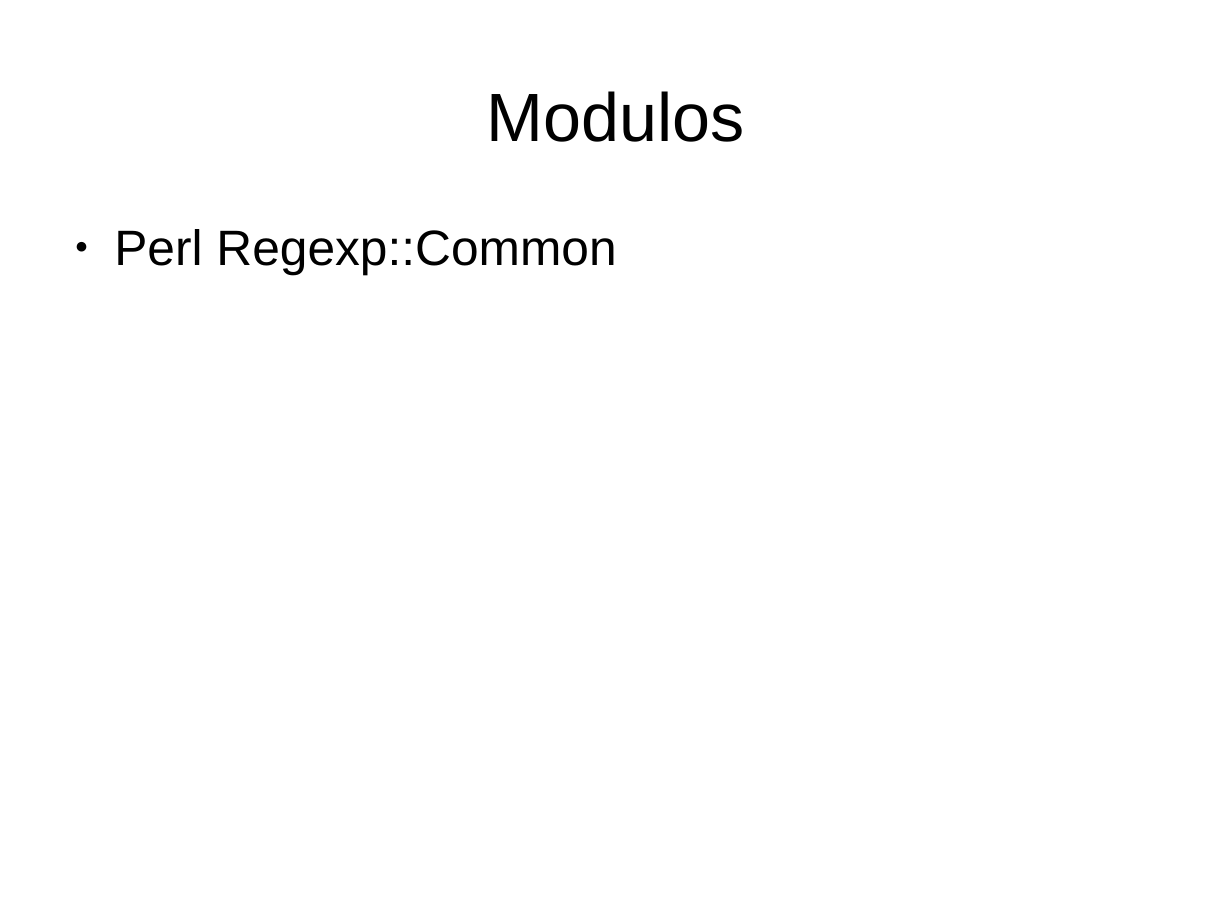
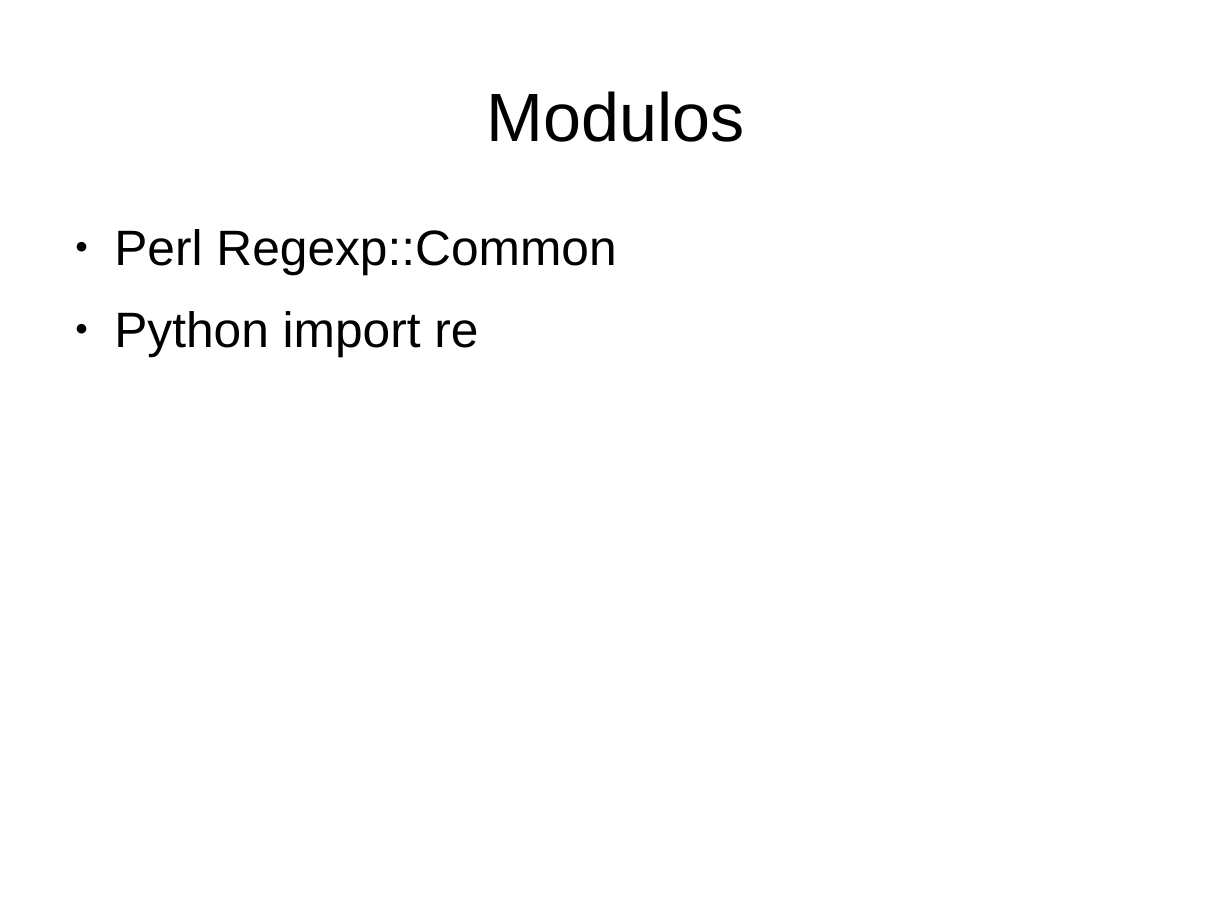
Before and after one commit to renatolrr/regex, a slide deck: slide 16 of Introducción regex.odp (slide 17 before the commit). Drawn at 1232x924 pixels with LibreOffice and Linux fonts; fonts in the diff are those of the drawing. Boxes give left, top, right and bottom in pixels: in the first picture for what was removed or moved away, otherwise in the second. Text is boxed around its words. In the diff, an @@ line names an element or a change of style, - is before the commit and + after.

```diff
--- a/Introducción regex.odp
+++ b/Introducción regex.odp
@@ text at [114,311,478,357]: paragraph added @@
+● Python import re
```
Also in this commit, not shown: 1 other slide changed, 1 slide removed.
